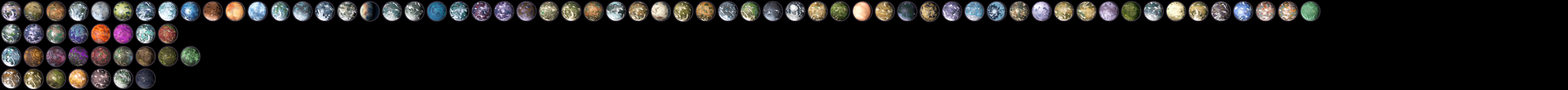
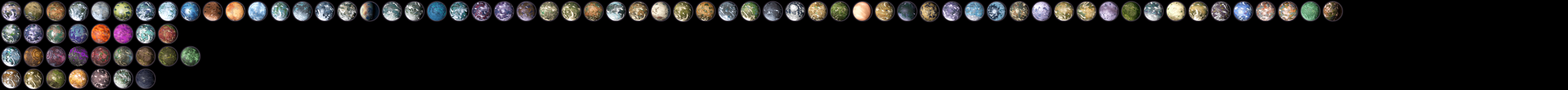
Comparing the layer stacks of the two 1568 × 90 images. Changes:
added layer "Layer 94" above "Layer 90" over bbox(1323, 1, 1343, 21)
